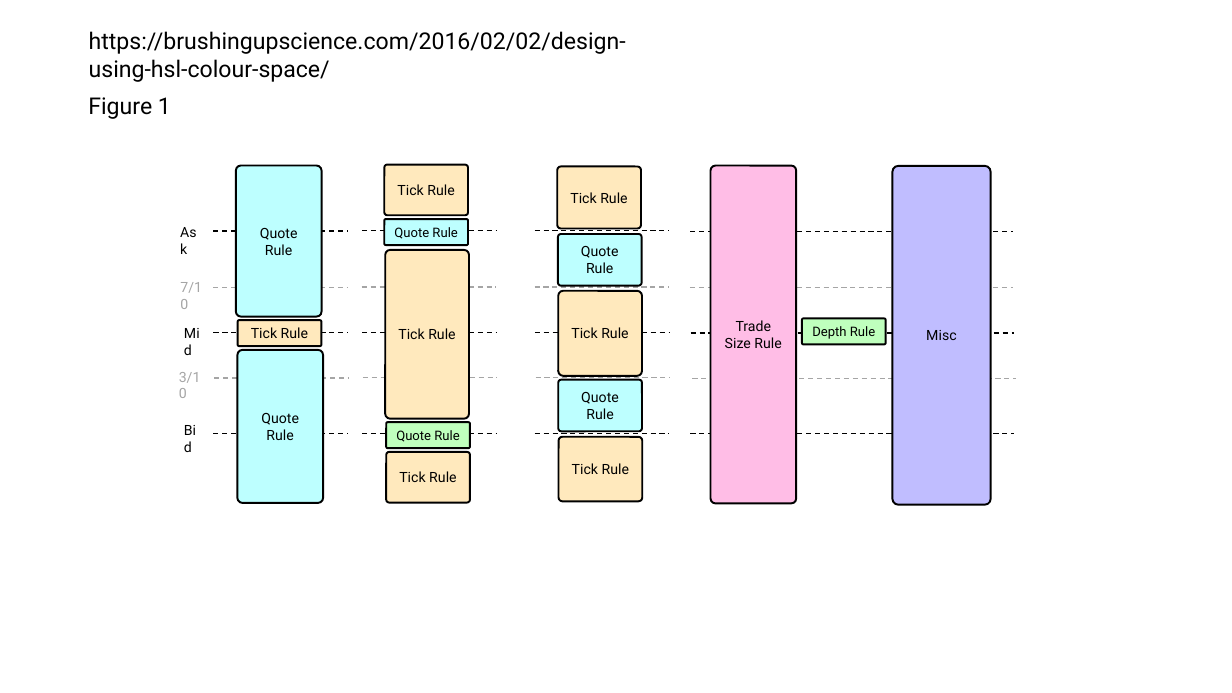
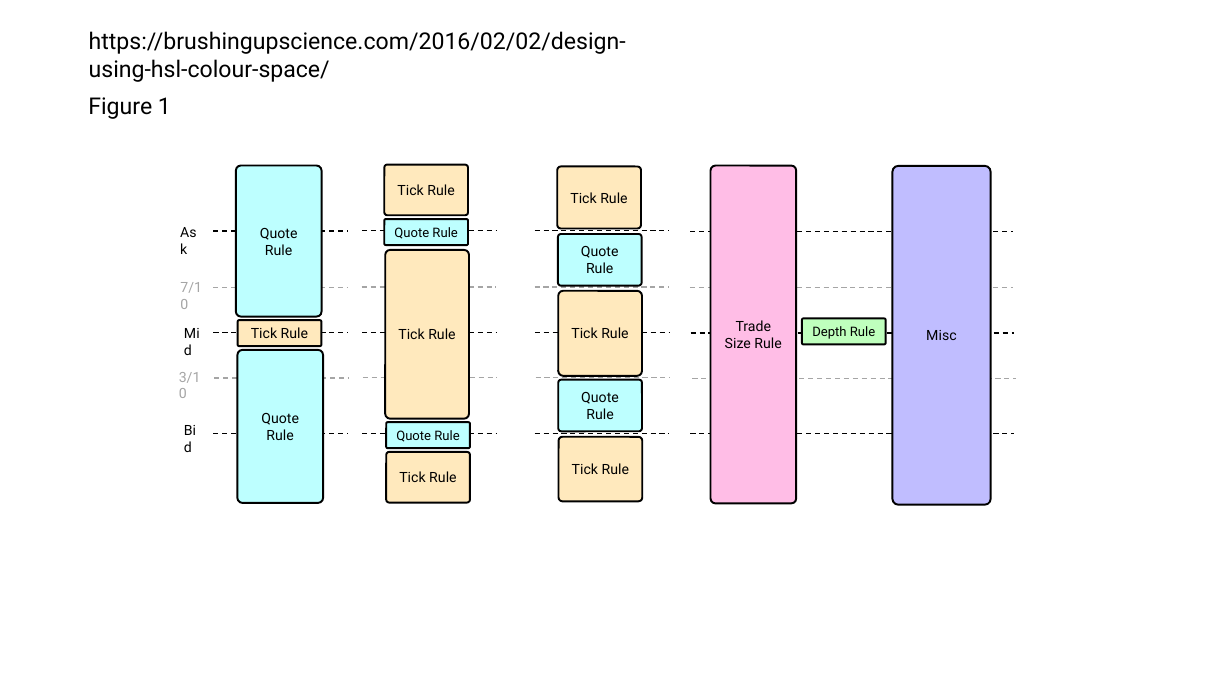
Before and after one commit to KarelZe/thesis, a slide deck: slide 4 of reports/Graphs/diagrams.pptx. Drawn at 1232x693 pixels with LibreOffice and Linux fonts; fonts in the diff are those of the drawing. Boxes give left, top, right and bottom in pixels: in the first picture for what was removed or moved away, otherwise in the second. Text is boxed around its words. In the diff, an @@ line names an element or a change of style, - is before the commit and + after.

```diff
--- a/reports/Graphs/diagrams.pptx
+++ b/reports/Graphs/diagrams.pptx
@@ rounded rectangle "Quote Rule" at box(386, 422, 470, 448): fill #BFFFBD to #BDFFFF @@
```
Also in this commit, not shown: 16 other files.
